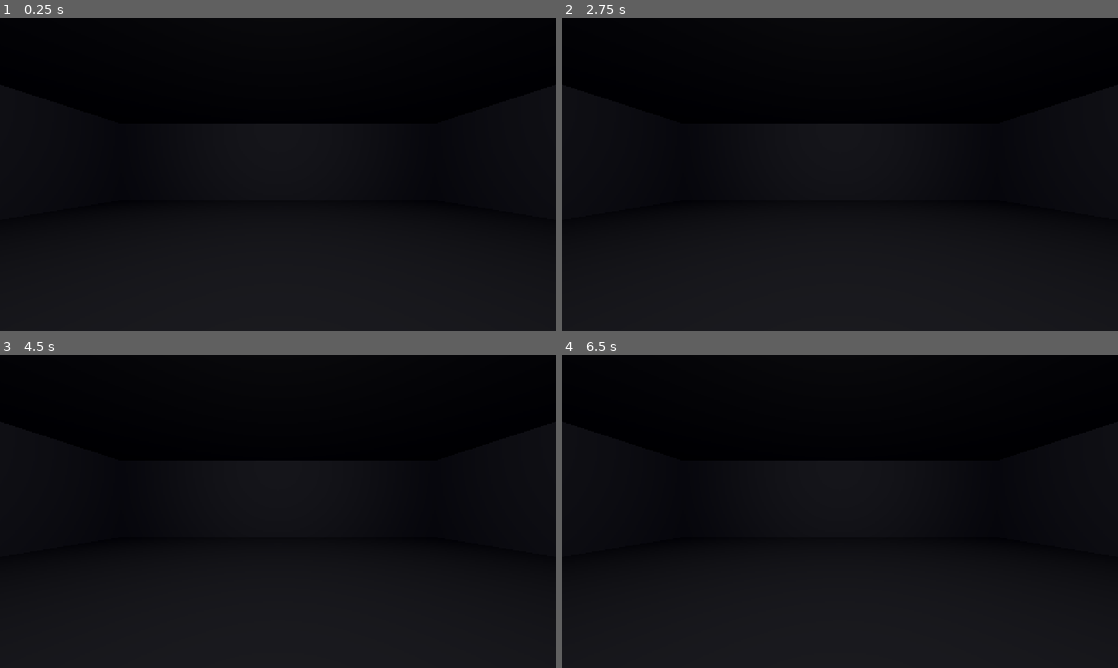
Above: before the commit, frames 1-4 (two rows, left to right).
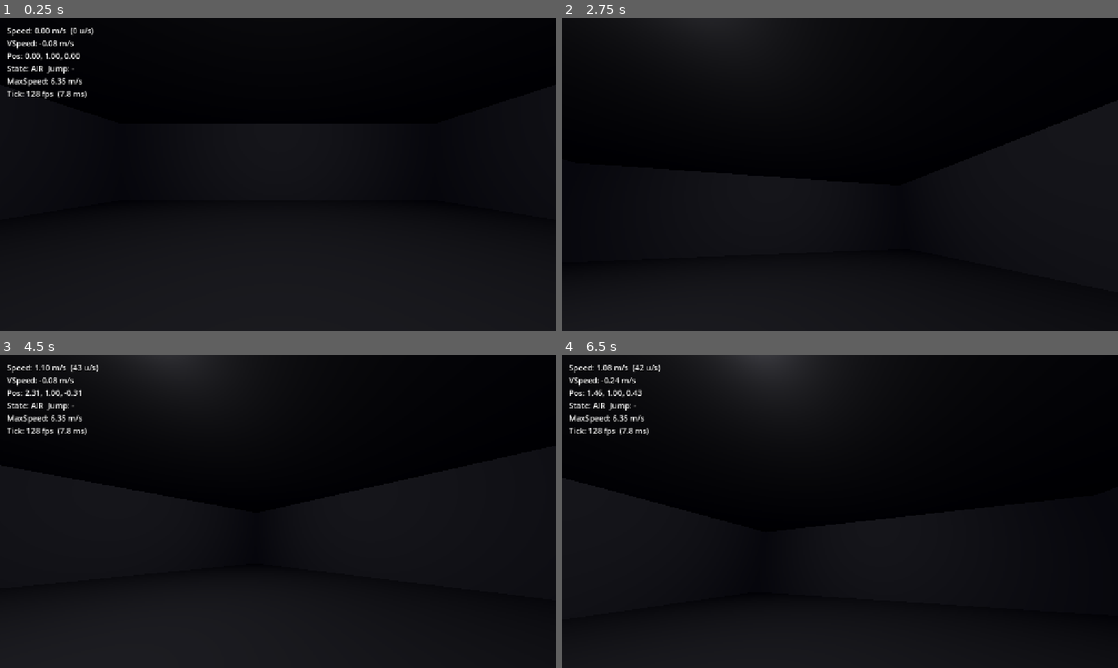
Above: after the commit, the same moments.

Repository: gotospaceplace/angels_and_demons
Game: Godot game, scene res://client/scenes/main.tscn
Two runs of this game, one before a commit and one after it. Both use one fixed random seed, a clock stepped at 60 frames per second and the inputs below. This scene is started directly instead of the project's main scene.
Inputs (mouse positions are in pixels of both pictures, inside the frame that each line leads up to):
- Up to frame 1 (0.25 s): no input
- Up to frame 2 (2.75 s): tap Enter at 0.5 s; move the mouse to (962, 158) at 0.52 s; hold D (move_right) 0.53-1.28 s; hold F7 (toggle_hud) 0.53-1.28 s; tap Space (jump) at 0.77, 1.52 s; move the mouse to (728, 190) at 1.27 s; hold S (move_backward) 1.28-2.03 s; tap F7 (toggle_hud) at 1.35 s; move the mouse to (895, 105) at 2.02 s; hold D (move_right) from 2.03 s (still down); hold F7 (toggle_hud) from 2.03 s (still down)
- Up to frame 3 (4.5 s): move the mouse to (250, 574) at 2.77 s; release D (move_right) at 2.78 s; release F7 (toggle_hud) at 2.78 s; hold W (move_forward) 2.78-3.53 s; tap F7 (toggle_hud) at 2.85, 4.35 s; tap Space (jump) at 3.02, 3.5, 3.77 s; move the mouse to (444, 558) at 3.52 s; hold F7 (toggle_hud) 3.53-4.28 s; hold A (move_left) from 3.53 s (still down); move the mouse to (111, 464) at 4.27 s
- Up to frame 4 (6.5 s): tap Space (jump) at 4.52, 6.02 s; move the mouse to (867, 511) at 5.02 s; release A (move_left) at 5.03 s; hold S (move_backward) 5.03-5.78 s; hold F7 (toggle_hud) 5.03-5.78 s; move the mouse to (756, 433) at 5.77 s; hold D (move_right) from 5.78 s (still down); tap F7 (toggle_hud) at 5.85 s

The runs differ from the first frame. In frame 1, 0.9% of the frame differs, in the area x 1-17%, y 3-26%; in frame 2, 0.5%; in frame 3, 2.0%; in frame 4, 2.9%, in the area x 1-46%, y 0-26%.
Error before the commit: Parse Error: Cannot infer the type of "h_speed_gsrc" variable because the value doesn't have a set type. (res://client/scripts/telemetry_hud.gd:39)

Commit message:
Fix GDScript type inference errors for Godot 4.7
- telemetry_hud.gd: use MovementConstants class_name instead of
  preload, explicit float type on h_speed_gsrc
- player_movement.gd: explicit Dictionary type on raycast result,
  cast result.normal and result.position to Vector3 for member access

Co-Authored-By: Claude Opus 4.6 <noreply@anthropic.com>

Diff:
--- a/client/scripts/telemetry_hud.gd
+++ b/client/scripts/telemetry_hud.gd
@@ -35,8 +35,7 @@
 
 	var ground_str := "GROUND" if player.on_ground else "AIR"
 	var jump_str := "J" if player.jump_pressed else "-"
-	var mc = preload("res://shared/scripts/movement_constants.gd")
-	var h_speed_gsrc := h_speed * mc.UNITS_PER_METER
+	var h_speed_gsrc: float = h_speed * MovementConstants.UNITS_PER_METER
 
 	var text := ""
 	text += "Speed: %.2f m/s  (%.0f u/s)\n" % [h_speed, h_speed_gsrc]
--- a/shared/scripts/player_movement.gd
+++ b/shared/scripts/player_movement.gd
@@ -81,14 +81,14 @@
 	var params := PhysicsRayQueryParameters3D.create(from, to)
 	params.exclude = [get_rid()]
 
-	var result := space_state.intersect_ray(params)
-	if result and result.normal.y >= MC.FLOOR_NORMAL_MIN:
+	var result: Dictionary = space_state.intersect_ray(params)
+	if not result.is_empty() and Vector3(result.normal).y >= MC.FLOOR_NORMAL_MIN:
 		on_ground = true
 		# Snap to ground to prevent floating
 		if not was_on_ground and velocity.y <= 0.0:
-			var snap_dist := from.y - result.position.y
+			var snap_dist: float = from.y - Vector3(result.position).y
 			if snap_dist > 0.0 and snap_dist < 0.15:
-				global_position.y = result.position.y
+				global_position.y = Vector3(result.position).y
 	else:
 		on_ground = false
 
